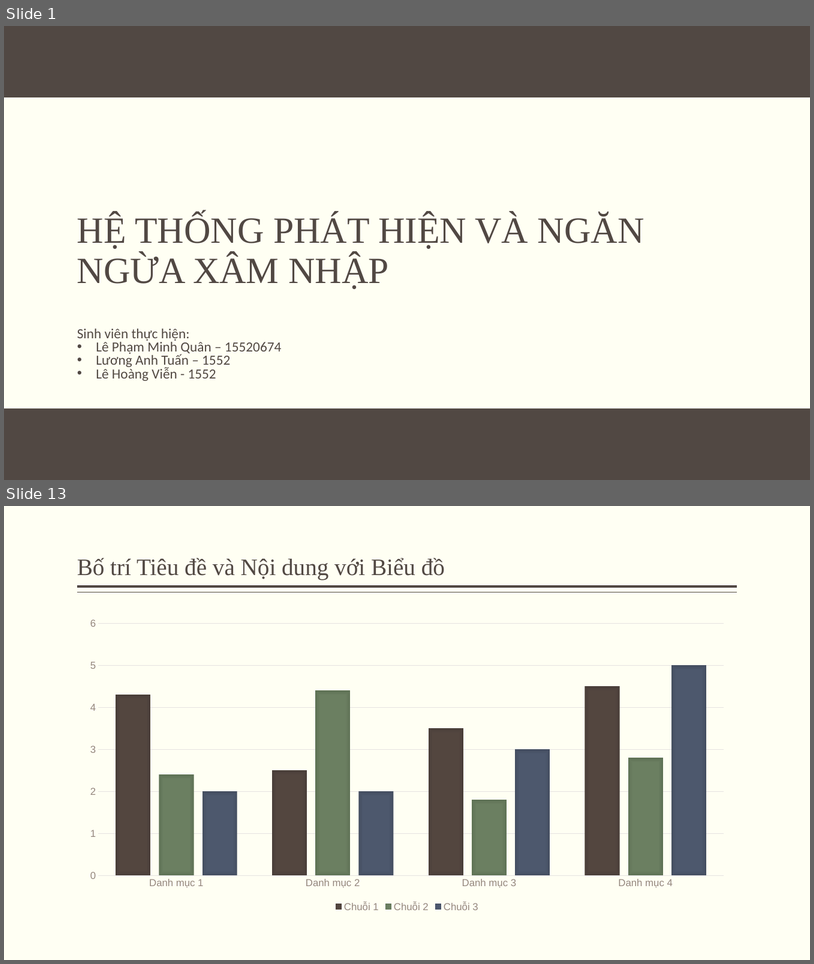
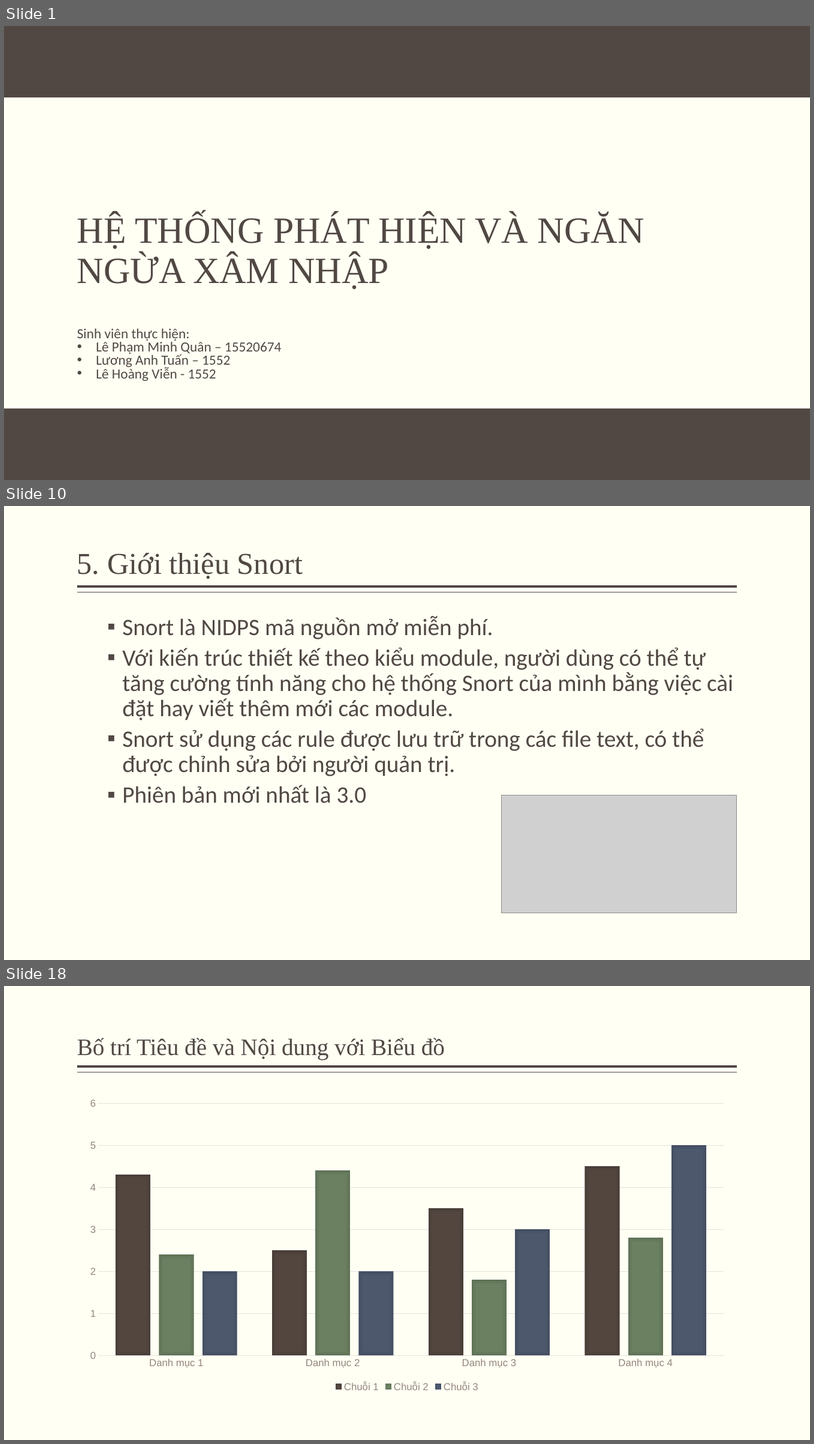
Before and after one commit to minhquan1418/do_an_ATMNC, a slide deck: silde.pptx. Shown one above the other, each under a label of ours: slides 1 and 13 before the commit, slides 1, 10 and 18 after it; the slides between them are not shown. The pictures are 814x964 and 814x1444 pixels, drawn with LibreOffice and Linux fonts; fonts in the diff are those of the drawing; grey boxes stand for pictures; background and template pictures are left out. Boxes give left, top, right and bottom in pixels: in the first picture for what was removed or moved away, otherwise in the second. Text is boxed around its words. In the diff, an @@ line names an element or a change of style, - is before the commit and + after.

Commit message:
cac mode cua snort

```diff
--- a/silde.pptx
+++ b/silde.pptx
@@ slide 10 added at bbox=[4, 506, 810, 960], background #FFFFF3; not listed: 2 template elements that a slide beside it also shows @@
@@ title added at bbox=[77, 553, 303, 579], 36 pt, text #514843 @@
+5. Giới thiệu Snort
@@ text added at bbox=[122, 616, 734, 803], 28 pt, text #514843 @@
+  ▪ Snort là NIDPS mã nguồn mở miễn phí.
+  ▪ Với kiến trúc thiết kế theo kiểu module, người dùng có thể tự tăng cường tính năng cho hệ thống Snort của mình bằng việc cài đặt hay viết thêm mới các module.
+  ▪ Snort sử dụng các rule được lưu trữ trong các file text, có thể được chỉnh sửa bởi người quản trị.
+  ▪ Phiên bản mới nhất là 3.0
@@ picture added at bbox=[502, 795, 737, 913] @@
@@ what was slide 13 is now slide 18 @@
```
Also in this commit, not shown: 3 slides changed, 12 other slides added, 8 slides removed.
